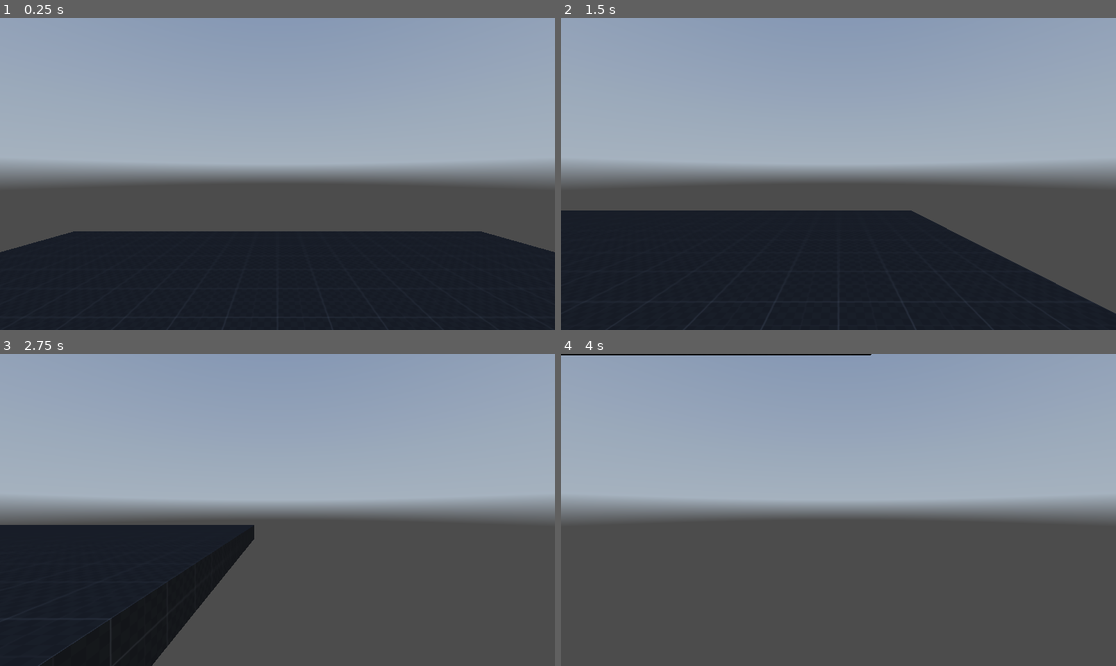
Above: before the commit, frames 1-4 (two rows, left to right).
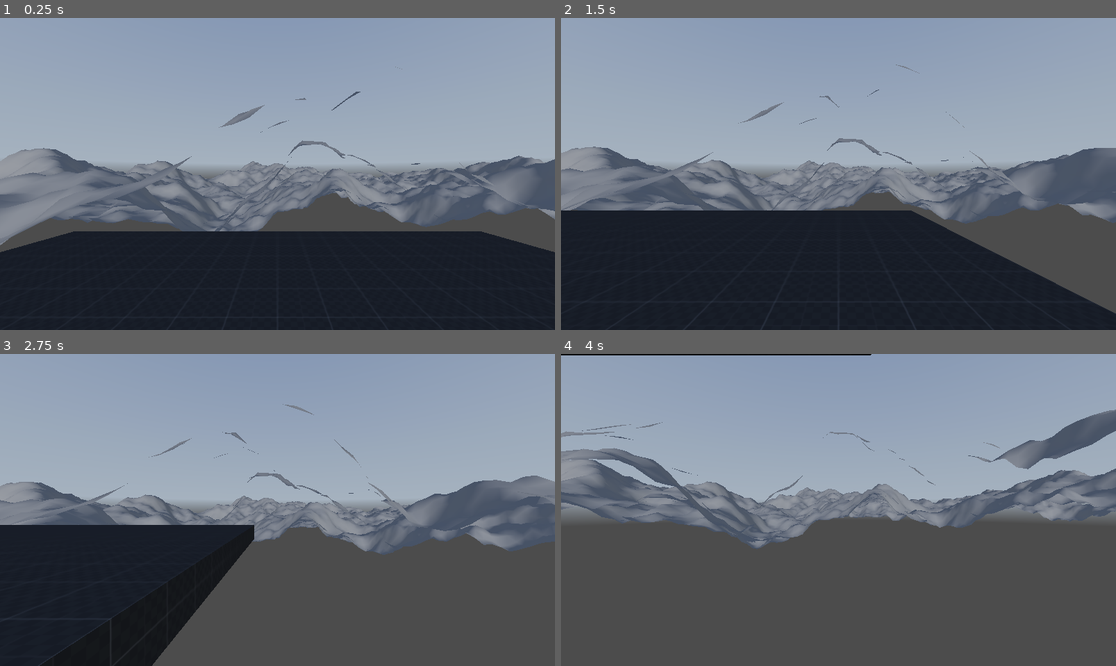
Above: after the commit, the same moments.

Repository: pavvevo/Salt-1-2
Game: Godot game, scene res://main.tscn
Two runs of this game, one before a commit and one after it. Both use one fixed random seed, a clock stepped at 60 frames per second and the inputs below. A sky picture missing from this copy of the repository is replaced by a grey-blue gradient.
Inputs:
- Up to frame 1 (0.25 s): no input
- Up to frame 2 (1.5 s): tap Enter (ui_accept) at 0.5, 0.77 s; hold D (right) 0.53-1.28 s; hold Shift (sprint) 0.53-1.28 s; hold S (backward) from 1.28 s (still down); tap Shift (sprint) at 1.35 s
- Up to frame 3 (2.75 s): tap Enter (ui_accept) at 1.52 s; release S (backward) at 2.03 s; hold D (right) from 2.03 s (still down); hold Shift (sprint) from 2.03 s (still down)
- Up to frame 4 (4 s): release D (right) at 2.78 s; release Shift (sprint) at 2.78 s; hold W (forward) 2.78-3.53 s; tap Shift (sprint) at 2.85 s; tap Enter (ui_accept) at 3.02, 3.77 s; hold A (left) from 3.53 s (still down); hold Shift (sprint) from 3.53 s (still down)

The runs differ from the first frame. In frame 1, 15% of the frame differs, in the area x 0-100%, y 15-73%; in frame 2, 12%; in frame 3, 9.7%; in frame 4, 12%.

Commit message:
world gen ama raboti pochti
nqma texturi >:(

Diff:
--- a/World.gdshader
+++ b/World.gdshader
@@ -1,14 +1,13 @@
 shader_type spatial;
-render_mode cull_disabled;
 
-uniform sampler2D noiseTex;
+varying float height;
 
 void vertex() {
+
 }
 
 void fragment() {
-	float noise = texture(noiseTex, UV).r;
-	ALBEDO = vec3(noise);
+	ALBEDO = vec3(0.0);
 }
 
 //void light() {
--- a/WorldGen.gd
+++ b/WorldGen.gd
@@ -1,8 +1,45 @@
-extends StaticBody3D
+extends Node3D
+
+var shader = preload("res://World.gdshader")
 
 func _ready():
-	var image = load("res://icon.svg")
-	var data = image.get_data()
-	data.lock()
-	var pixel = data.get_pixel(1,2)
-	print(pixel)
+	var noise = FastNoiseLite.new()
+	noise.seed = randi()
+	noise.fractal_octaves = 6
+	#noise.period = 80.0
+
+	var plane_mesh = PlaneMesh.new()
+	plane_mesh.size= Vector2(400, 400)
+	plane_mesh.subdivide_depth = 200
+	plane_mesh.subdivide_width = 200
+
+	var surface_tool = SurfaceTool.new()
+	surface_tool.create_from(plane_mesh, 0)
+
+	var array_plane = surface_tool.commit()
+
+	var data_tool = MeshDataTool.new()
+
+	data_tool.create_from_surface(array_plane, 0)
+
+	for i in range(data_tool.get_vertex_count()):
+		var vertex = data_tool.get_vertex(i)
+		vertex.y = noise.get_noise_2d(vertex.x, vertex.z) * 30
+
+		data_tool.set_vertex(i, vertex)
+
+	array_plane.clear_surfaces()
+
+	data_tool.commit_to_surface(array_plane)
+	surface_tool.begin(Mesh.PRIMITIVE_TRIANGLES)
+	surface_tool.create_from(array_plane, 0)
+	surface_tool.generate_normals()
+
+	var mesh_instance = MeshInstance3D.new()
+	mesh_instance.mesh = surface_tool.commit()
+	mesh_instance.set_surface_override_material(0, shader)
+	mesh_instance.create_trimesh_collision()
+	mesh_instance.cast_shadow = GeometryInstance3D.SHADOW_CASTING_SETTING_OFF
+
+	add_child(mesh_instance)
+	print("yeaa")
--- a/main.tscn
+++ b/main.tscn
@@ -1,8 +1,10 @@
-[gd_scene load_steps=9 format=3 uid="uid://cmyg27ndgedvt"]
+[gd_scene load_steps=13 format=3 uid="uid://cmyg27ndgedvt"]
 
 [ext_resource type="Texture2D" uid="uid://batda06q72sef" path="res://assets/textures/dev/grids/Dark/texture_07.png" id="1_sfcji"]
 [ext_resource type="Texture2D" uid="uid://dg7bkoroeygmk" path="res://assets/hdris/kloofendal_48d_partly_cloudy_puresky_2k.hdr" id="1_xol8l"]
+[ext_resource type="PackedScene" uid="uid://63xitoj7inpa" path="res://world_gen.tscn" id="2_0qdc8"]
 [ext_resource type="Script" path="res://scripts/player.gd" id="3_o3hrt"]
+[ext_resource type="Shader" path="res://World.gdshader" id="5_j284q"]
 
 [sub_resource type="StandardMaterial3D" id="StandardMaterial3D_jquw1"]
 albedo_texture = ExtResource("1_sfcji")
@@ -20,6 +22,13 @@
 
 [sub_resource type="CapsuleShape3D" id="CapsuleShape3D_0ggm0"]
 height = 1.66171
+
+[sub_resource type="ShaderMaterial" id="ShaderMaterial_txvhg"]
+render_priority = 0
+shader = ExtResource("5_j284q")
+
+[sub_resource type="TorusMesh" id="TorusMesh_0yvf2"]
+material = SubResource("ShaderMaterial_txvhg")
 
 [node name="Main" type="Node3D"]
 
@@ -50,3 +59,10 @@
 transform = Transform3D(1, 0, 0, 0, 1, 0, 0, 0, 1, 0, 1.41429, 0)
 
 [node name="Camera3D" type="Camera3D" parent="CharacterBody3D/head"]
+
+[node name="WorldGen" parent="." instance=ExtResource("2_0qdc8")]
+transform = Transform3D(1, 0, 0, 0, 1, 0, 0, 0, 1, -6.67196, -3.37744, -54.711)
+
+[node name="Test" type="MeshInstance3D" parent="."]
+transform = Transform3D(1, 0, 0, 0, 1, 0, 0, 0, 1, 0, 12.9832, 0)
+mesh = SubResource("TorusMesh_0yvf2")
--- a/world_gen.tscn
+++ b/world_gen.tscn
@@ -2,5 +2,5 @@
 
 [ext_resource type="Script" path="res://WorldGen.gd" id="1_bbkd1"]
 
-[node name="WorldGen" type="StaticBody3D"]
+[node name="WorldGen" type="Node3D"]
 script = ExtResource("1_bbkd1")
